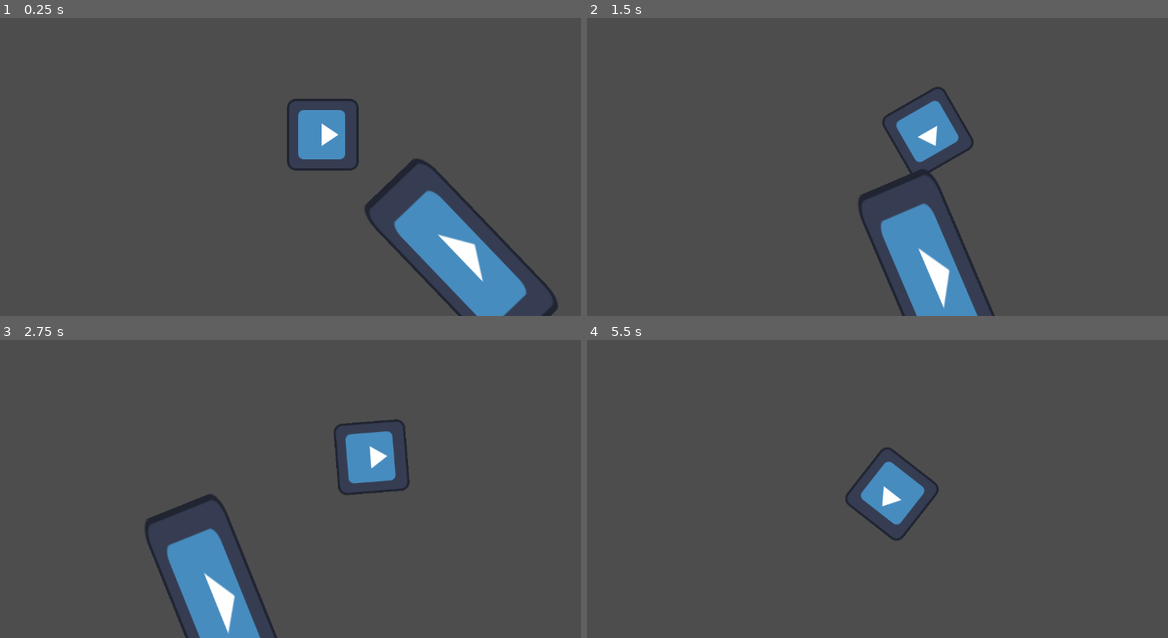
Above: before the commit, frames 1-4 (two rows, left to right).
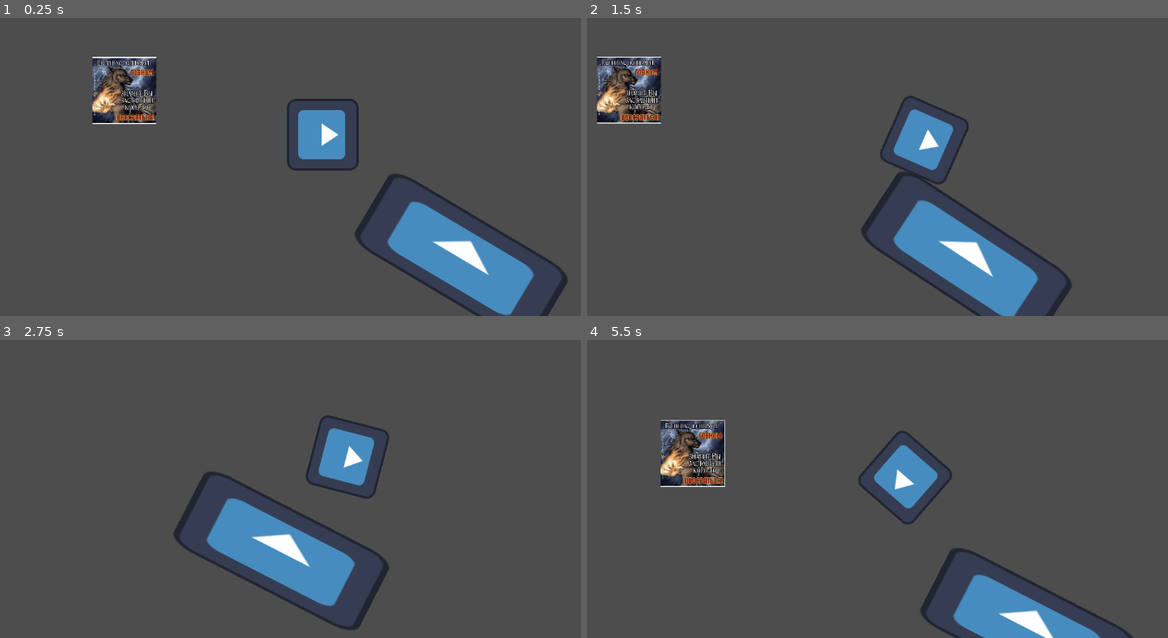
Above: after the commit, the same moments.

Repository: Smugllar/Geoffrey
Game: Godot game, scene res://scenes/main.tscn
The game is run twice, just before and just after one commit, with the same random seed, the same clock (stepped at 60 frames per second) and the same inputs. The engine's default icon, where the game draws it, is replaced by a stand-in: a white triangle on a blue panel in a dark square.
Inputs:
- Up to frame 1 (0.25 s): no input
- Up to frame 2 (1.5 s): hold D (move_right) 0.53-1.28 s; hold S (move_down) from 1.28 s (still down)
- Up to frame 3 (2.75 s): release S (move_down) at 2.03 s; hold D (move_right) from 2.03 s (still down)
- Up to frame 4 (5.5 s): release D (move_right) at 2.78 s; hold W (move_up) 2.78-3.53 s; hold A (move_left) 3.53-5.03 s; hold S (move_down) from 5.03 s (still down)

The runs differ from the first frame. In frame 1, 5.3% of the frame differs, in the area x 15-98%, y 13-100%; in frame 2, 10%; in frame 3, 12%, in the area x 24-71%, y 25-100%; in frame 4, 7.6%.

Commit message:
civilian stuff
chahnged size of hitbox and set weight and stuff

Diff:
--- a/civilian.tscn
+++ /dev/null
@@ -1,21 +0,0 @@
-[gd_scene load_steps=3 format=3 uid="uid://cod1ret36o1nx"]
-
-[ext_resource type="Texture2D" uid="uid://dnxru8xjo1ou0" path="res://assets/accurate maybe.jpg" id="1_wglsi"]
-
-[sub_resource type="SpriteFrames" id="SpriteFrames_5xfuh"]
-animations = [{
-"frames": [{
-"duration": 1.0,
-"texture": ExtResource("1_wglsi")
-}],
-"loop": true,
-"name": &"default",
-"speed": 5.0
-}]
-
-[node name="Civilian" type="RigidBody2D"]
-
-[node name="CollisionShape2D" type="CollisionShape2D" parent="."]
-
-[node name="AnimatedSprite2D" type="AnimatedSprite2D" parent="CollisionShape2D"]
-sprite_frames = SubResource("SpriteFrames_5xfuh")
--- a/project.godot
+++ b/project.godot
@@ -20,28 +20,26 @@
 move_left={
 "deadzone": 0.2,
 "events": [Object(InputEventKey,"resource_local_to_scene":false,"resource_name":"","device":-1,"window_id":0,"alt_pressed":false,"shift_pressed":false,"ctrl_pressed":false,"meta_pressed":false,"pressed":false,"keycode":0,"physical_keycode":65,"key_label":0,"unicode":97,"echo":false,"script":null)
-, Object(InputEventJoypadMotion,"resource_local_to_scene":false,"resource_name":"","device":-1,"axis":0,"axis_value":-1.0,"script":null)
 ]
 }
 move_right={
 "deadzone": 0.2,
 "events": [Object(InputEventKey,"resource_local_to_scene":false,"resource_name":"","device":-1,"window_id":0,"alt_pressed":false,"shift_pressed":false,"ctrl_pressed":false,"meta_pressed":false,"pressed":false,"keycode":0,"physical_keycode":68,"key_label":0,"unicode":100,"echo":false,"script":null)
-, Object(InputEventJoypadMotion,"resource_local_to_scene":false,"resource_name":"","device":-1,"axis":0,"axis_value":1.0,"script":null)
 ]
 }
 move_up={
 "deadzone": 0.2,
 "events": [Object(InputEventKey,"resource_local_to_scene":false,"resource_name":"","device":-1,"window_id":0,"alt_pressed":false,"shift_pressed":false,"ctrl_pressed":false,"meta_pressed":false,"pressed":false,"keycode":0,"physical_keycode":87,"key_label":0,"unicode":119,"echo":false,"script":null)
-, Object(InputEventJoypadMotion,"resource_local_to_scene":false,"resource_name":"","device":-1,"axis":1,"axis_value":-1.0,"script":null)
 ]
 }
 move_down={
 "deadzone": 0.2,
 "events": [Object(InputEventKey,"resource_local_to_scene":false,"resource_name":"","device":-1,"window_id":0,"alt_pressed":false,"shift_pressed":false,"ctrl_pressed":false,"meta_pressed":false,"pressed":false,"keycode":0,"physical_keycode":83,"key_label":0,"unicode":115,"echo":false,"script":null)
-, Object(InputEventJoypadMotion,"resource_local_to_scene":false,"resource_name":"","device":-1,"axis":1,"axis_value":1.0,"script":null)
 ]
 }
 
 [physics]
 
 2d/default_gravity=0.0
+2d/default_linear_damp=5.0
+2d/default_angular_damp=5.0
--- /dev/null
+++ b/scenes/civilian.tscn
@@ -0,0 +1,26 @@
+[gd_scene load_steps=4 format=3 uid="uid://cod1ret36o1nx"]
+
+[ext_resource type="Texture2D" uid="uid://dnxru8xjo1ou0" path="res://assets/accurate maybe.jpg" id="1_wglsi"]
+
+[sub_resource type="SpriteFrames" id="SpriteFrames_5xfuh"]
+animations = [{
+"frames": [{
+"duration": 1.0,
+"texture": ExtResource("1_wglsi")
+}],
+"loop": true,
+"name": &"default",
+"speed": 5.0
+}]
+
+[sub_resource type="CircleShape2D" id="CircleShape2D_jefqq"]
+radius = 55.3263
+
+[node name="Civilian" type="RigidBody2D"]
+
+[node name="AnimatedSprite2D" type="AnimatedSprite2D" parent="."]
+scale = Vector2(0.2, 0.2)
+sprite_frames = SubResource("SpriteFrames_5xfuh")
+
+[node name="CollisionShape2D" type="CollisionShape2D" parent="."]
+shape = SubResource("CircleShape2D_jefqq")
--- a/scenes/main.tscn
+++ b/scenes/main.tscn
@@ -1,7 +1,8 @@
-[gd_scene load_steps=3 format=3 uid="uid://qglto6ng48d5"]
+[gd_scene load_steps=4 format=3 uid="uid://qglto6ng48d5"]
 
 [ext_resource type="PackedScene" uid="uid://bo2x5fk0khblm" path="res://scenes/player.tscn" id="1_46vnj"]
 [ext_resource type="PackedScene" uid="uid://d00y3w3m0suo4" path="res://scenes/table.tscn" id="2_5qq61"]
+[ext_resource type="PackedScene" uid="uid://cod1ret36o1nx" path="res://scenes/civilian.tscn" id="3_3qbp8"]
 
 [node name="Main" type="Node2D"]
 
@@ -10,3 +11,6 @@
 
 [node name="Table" parent="." instance=ExtResource("2_5qq61")]
 position = Vector2(851, 546)
+
+[node name="Civilian" parent="." instance=ExtResource("3_3qbp8")]
+position = Vector2(250, 248)
--- /dev/null
+++ b/scripts/civilian.gd
@@ -0,0 +1,34 @@
+extends RigidBody2D
+
+const SPEED = 50.0
+
+#possibly confusingly, the higher then number, the slower it turns (maybe i should come up with a better variable name)
+var turn_speed = 2.0
+
+var move_dir = Vector2()
+
+
+func _physics_process(delta):
+	#delta but times 60 because _physics_process happesn 60 times a second
+	var relevantDelta = delta * 60.0
+
+	#for if there is no movemetn!!!
+	move_dir = Vector2.ZERO
+
+	#gets the direction that the character will be moving soon but in a coordinate sorta way
+	var direction = Vector2( Input.get_axis("move_left", "move_right"), Input.get_axis("move_up", "move_down") )
+
+	#i transfer the value of direction to a different variable because it soon gets changed
+	move_dir = direction
+	if move_dir != Vector2.ZERO:
+		move_dir = move_dir.normalized()
+
+	linear_velocity += move_dir * SPEED * relevantDelta
+
+	#turn towards the direction of movement
+	var angle_diff = 0
+	var rotation_vector = Vector2(cos(rotation), sin(rotation))
+	if linear_velocity:
+		angle_diff = rotation_vector.angle_to(linear_velocity)
+
+	angular_velocity += angle_diff / turn_speed
